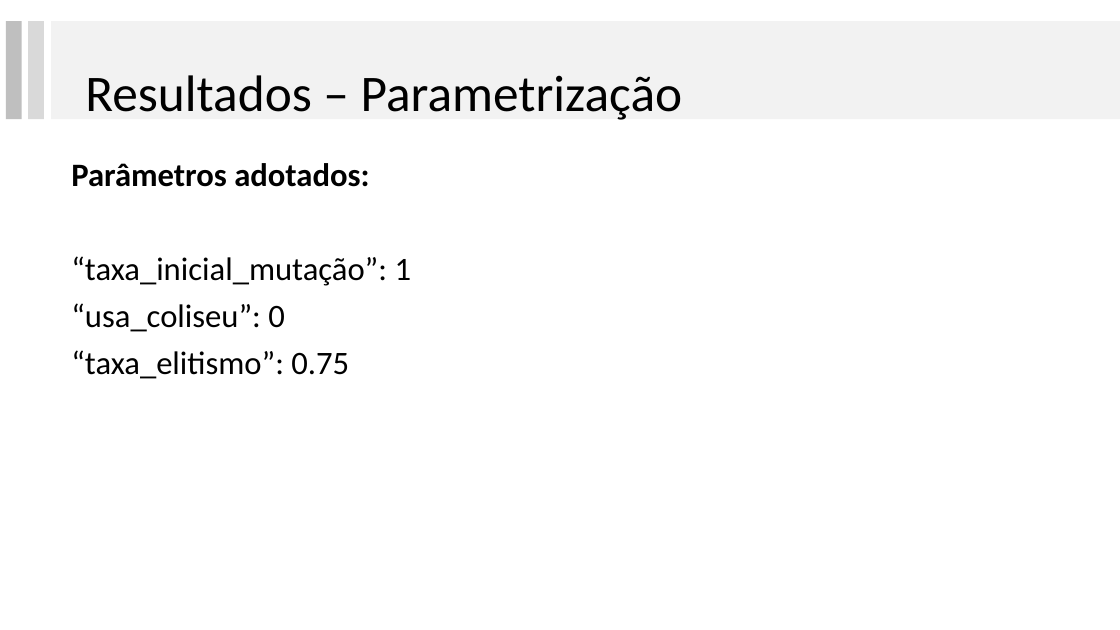
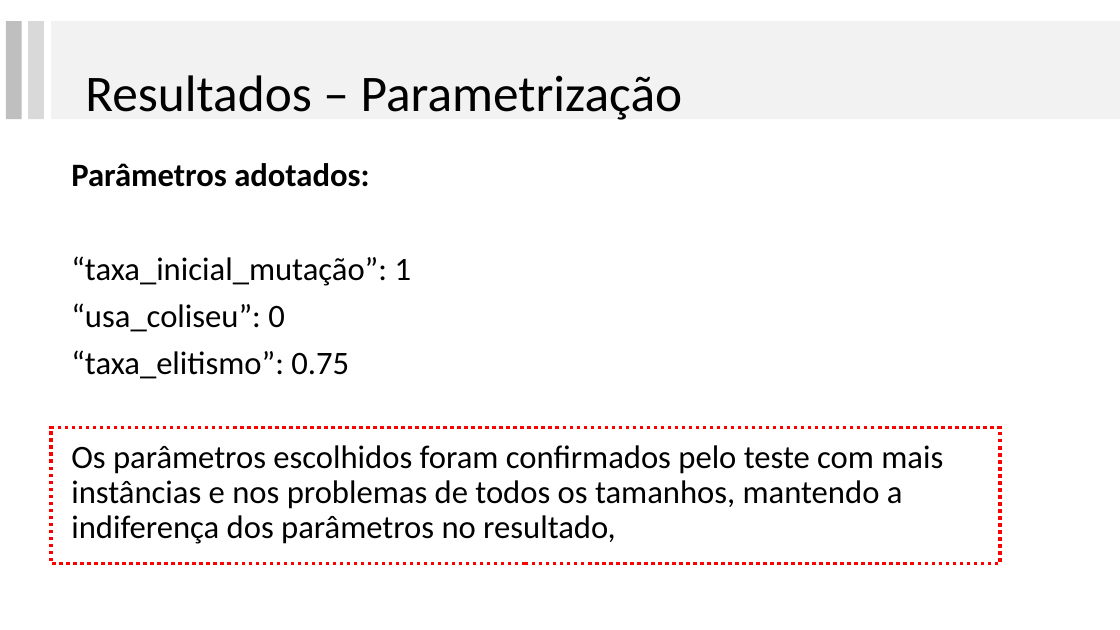
Before and after one commit to lpbiasoto/metaheuristicas, a slide deck: slide 22 of Apresentacao 3/ApresentacaoGA.pptx (slide 21 before the commit). Drawn at 1120x630 pixels with LibreOffice and Linux fonts; fonts in the diff are those of the drawing. Boxes give left, top, right and bottom in pixels: in the first picture for what was removed or moved away, otherwise in the second. Text is boxed around its words. In the diff, an @@ line names an element or a change of style, - is before the commit and + after.

Commit message:
Reteste da parametrização - marcado com " 21-09-13- 12 h 22 m"

```diff
--- a/Apresentacao 3/ApresentacaoGA.pptx
+++ b/Apresentacao 3/ApresentacaoGA.pptx
@@ rectangle added at (51,428,1000,564), outline #FF0000 3 pt dashed @@
@@ text at (71,445,943,544): paragraph added @@
+Os parâmetros escolhidos foram confirmados pelo teste com mais instâncias e nos problemas de todos os tamanhos, mantendo a indiferença dos parâmetros no resultado,
```
Also in this commit, not shown: 8 other slides changed, 1 slide added, 8 other files.
